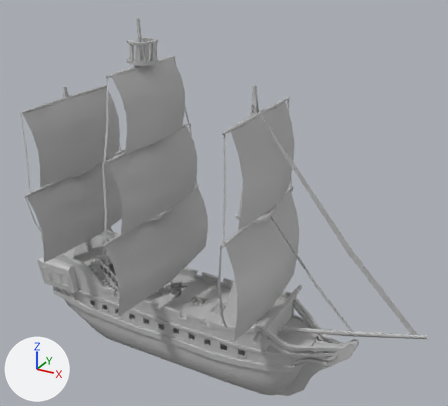
An edit to the FBX model Art/Export/SM/SM_PirateShip.fbx, drawn before and after from the same camera.
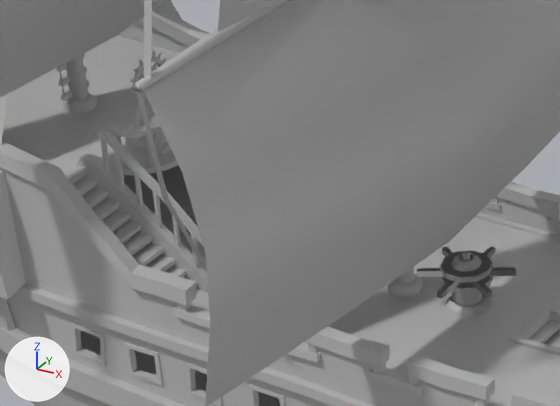
Each version is shown whole from a camera (50 mm lens) standing at (119.7, -156.1, 123.0) and looking at (32.4, 2.6, 43.7), then close up on the part from 16% to 44% of the width and 56% to 78% of the height. Lighting does not change. The marker at lower left points along +X, +Y and +Z. Where no turn or scale is listed for an object, it has been applied to the vertices. Vertices at the same position are counted once.

The scene before the commit, as lines of its bpy script (objects in view):
```python
me_mesh = bpy.data.meshes.new('Mesh')
me_mesh.from_pydata(...)  # 18073 vertices, 11356 faces; spans x -67.5..67.5, y -27.8..27.8, z -60.4..60.4
me_mesh.materials.append(mat_m_pirateship)  # grey #bcbcbc
ob_sm_pirateship = bpy.data.objects.new('SM_PirateShip', me_mesh)
ob_sm_pirateship.location = (32.29, 0.0, 38.55)
```
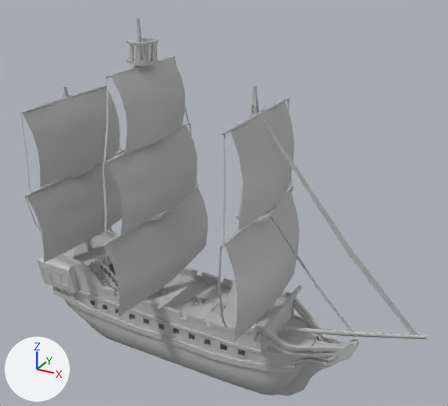
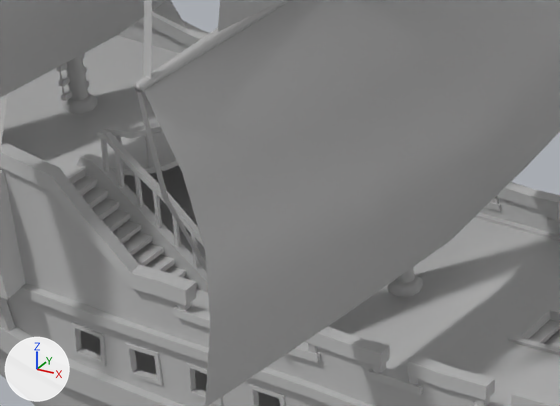
Changed parts and their boxes (x1, y1, x2, y2) in the close-ups (560 x 406 px):
part 1 of me_mesh, deleted: before (125, 50, 516, 319)

Patch to the scene script:
```diff
--- a/Art/Export/SM/SM_PirateShip.fbx.py
+++ b/Art/Export/SM/SM_PirateShip.fbx.py
@@ mat_lambert1 @@
+mat_lambert1 = principled_material('lambert1')
+mat_lambert1.base_color = (0.5, 0.5, 0.5)  # grey #bcbcbc
@@ me_mesh @@
 # used by ob_sm_pirateship; location = (32.29, 0.0, 38.55)
-me_mesh.from_pydata(...)  # 18073 vertices, 11356 faces; spans x -67.5..67.5, y -27.8..27.8, z -60.4..60.4
+me_mesh.from_pydata(...)  # 16684 vertices, 10184 faces; spans x -67.5..67.5, y -27.8..27.8, z -60.4..60.4
+# me_mesh part 1: 60 loose pieces with 1389 vertices, spanning x -47.9..-14.2, y -4.8..3.8, z -38.5..-18.1, are deleted
 me_mesh.materials.append(mat_m_pirateship)
+me_mesh.materials.append(mat_lambert1)  # grey #bcbcbc
```
